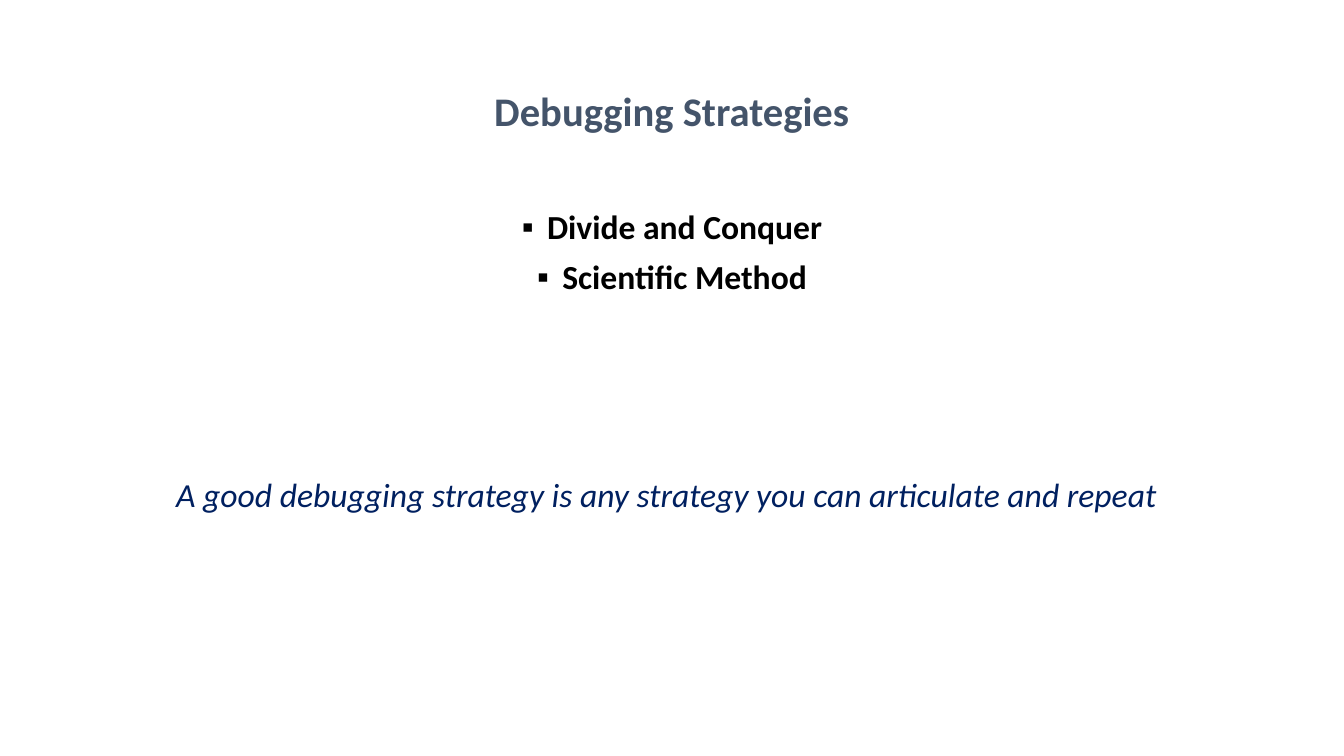
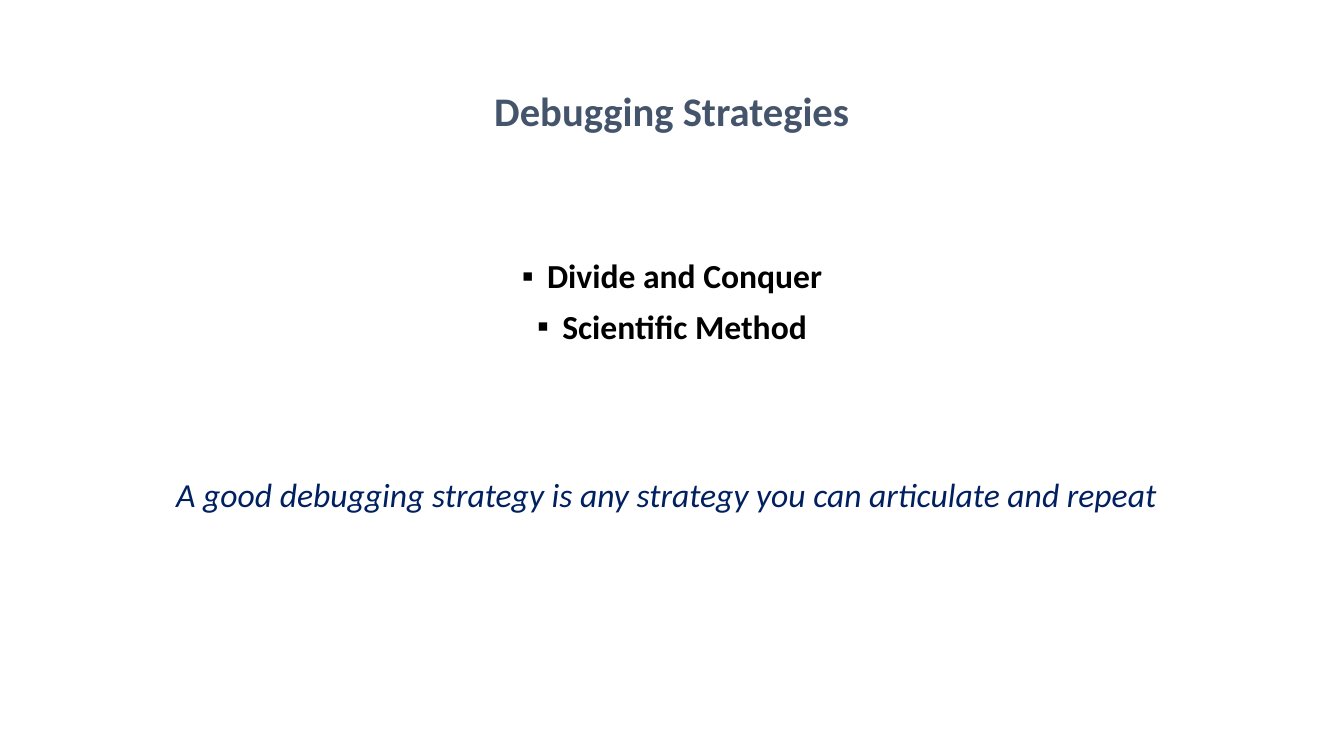
Before and after one commit to KathleenDollard/talks-debugging, a slide deck: slide 18 of Debugging.pptx (slide 20 before the commit). Drawn at 1344x756 pixels with LibreOffice and Linux fonts; fonts in the diff are those of the drawing. Boxes give left, top, right and bottom in pixels: in the first picture for what was removed or moved away, otherwise in the second. Text is boxed around its words. In the diff, an @@ line names an element or a change of style, - is before the commit and + after.

```diff
--- a/Debugging.pptx
+++ b/Debugging.pptx
@@ text "Divide and Conquer": place and size @@
-text "Divide and Conquer" at (547, 215, 822, 290)
+text "Divide and Conquer" at (547, 264, 822, 340)
```
Also in this commit, not shown: 3 other slides changed, 2 slides added, 2 slides removed, 1 other file.
